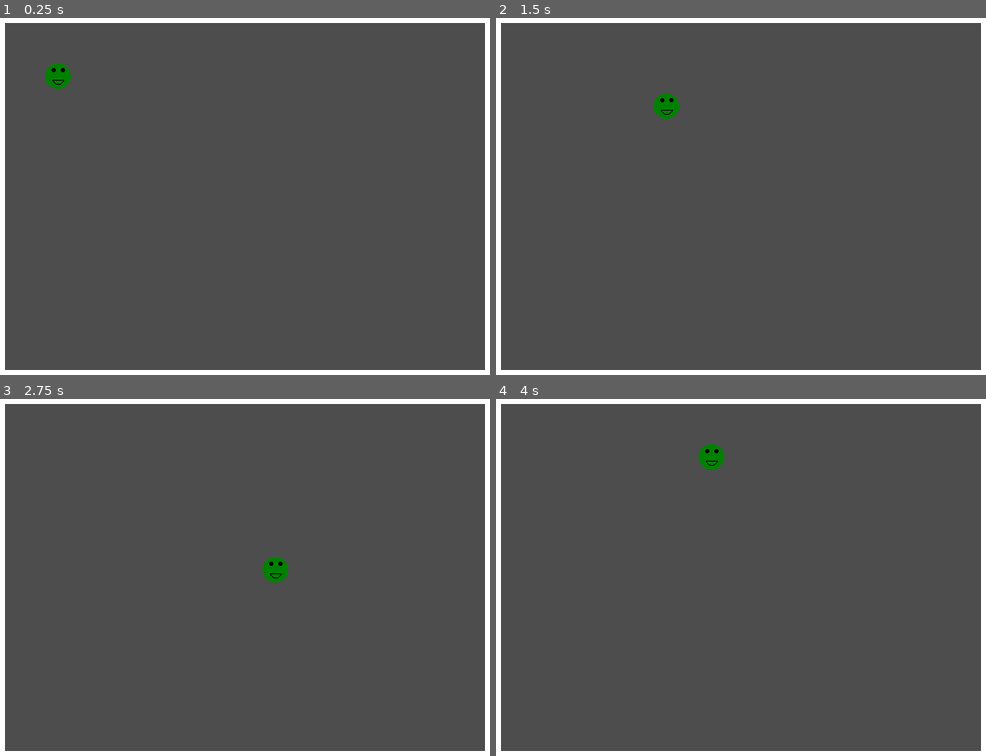
Above: before the commit, frames 1-4 (two rows, left to right).
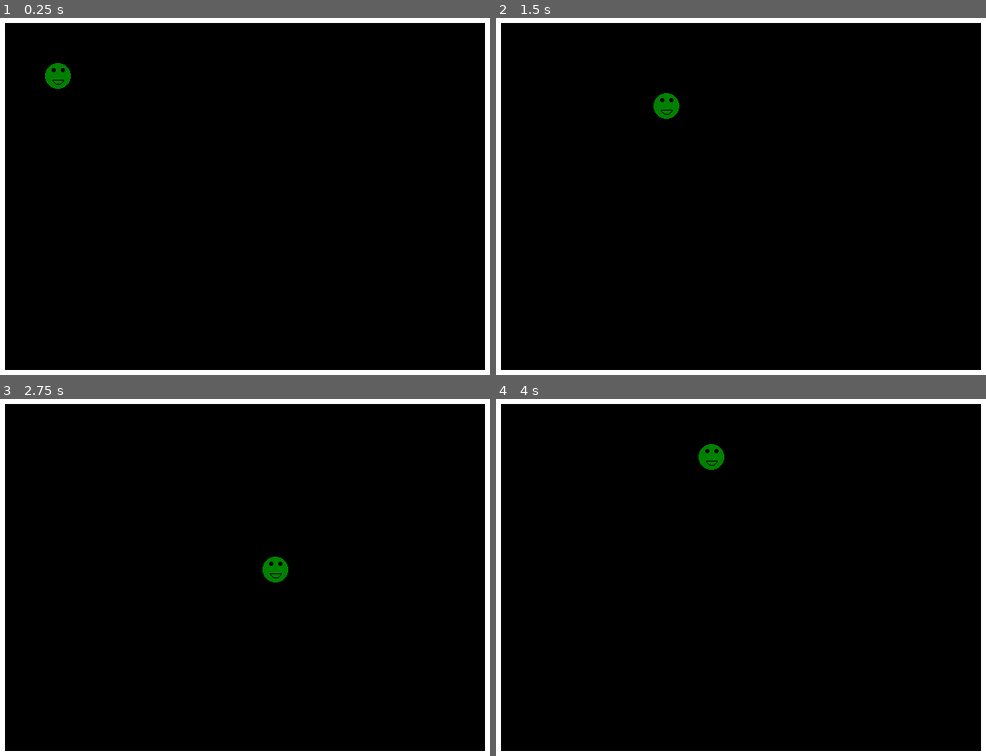
Above: after the commit, the same moments.

Repository: andOlga/game-off-2024
Game: Godot game, scene res://test_scene.tscn
Same seed, same stepped clock (60 frames per second), same inputs: the game is played once before the commit and once after it.
Inputs:
- Up to frame 1 (0.25 s): no input
- Up to frame 2 (1.5 s): tap Enter at 0.5 s; hold Right (move_right) 0.53-1.28 s; hold Down (move_down) from 1.28 s (still down)
- Up to frame 3 (2.75 s): release Down (move_down) at 2.03 s; hold Right (move_right) from 2.03 s (still down)
- Up to frame 4 (4 s): release Right (move_right) at 2.78 s; hold Up (move_up) 2.78-3.53 s; hold Left (move_left) from 3.53 s (still down)

The runs differ from the first frame. In frame 1, 95% of the frame differs, in the area x 1-99%, y 1-99%; in frame 2, 95%; in frame 3, 95%; in frame 4, 95%.

Commit message:
Some setting changes

Diff:
--- a/game_objects/player.gd
+++ b/game_objects/player.gd
@@ -4,11 +4,11 @@
 
 const hurt_sfx := preload("res://sounds/aHurt.wav")
 
-@onready var can_swim := false
-@onready var is_hurting := false
-@onready var draws_grid := true
-@onready var hp := 3
-@onready var last_move := Vector2(0, 32)
+var can_swim := false
+var is_hurting := false
+var draws_grid := true
+var hp := 3
+var last_move := Vector2(0, 32)
 
 func update_health_display():
 	var hp_blends := [
@@ -57,6 +57,6 @@
 	pass
 
 func _physics_process(delta: float) -> void:
-	velocity = Input.get_vector(&"move_left", &"move_right", &"move_up", &"move_down") * 3 * 60
+	velocity = Input.get_vector(&"move_left", &"move_right", &"move_up", &"move_down") * 10800 * delta
 	last_move = velocity
 	move_and_slide()
--- a/game_objects/player.tscn
+++ b/game_objects/player.tscn
@@ -7,6 +7,7 @@
 radius = 16.0
 
 [node name="Player" type="CharacterBody2D"]
+motion_mode = 1
 script = ExtResource("1_a4hy7")
 
 [node name="Sprite" type="Sprite2D" parent="."]
--- a/project.godot
+++ b/project.godot
@@ -83,5 +83,7 @@
 
 [rendering]
 
+textures/canvas_textures/default_texture_filter=0
 renderer/rendering_method="gl_compatibility"
 renderer/rendering_method.mobile="gl_compatibility"
+environment/defaults/default_clear_color=Color(0, 0, 0, 1)
